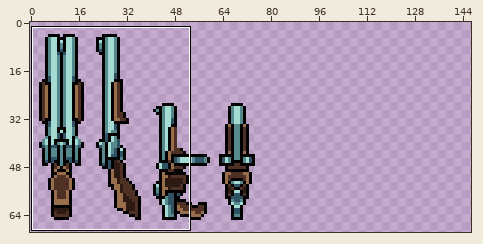
Sprite sheet, stored at UnityProject/Assets/Weapon/Sprites/guns.png. The picture above shows the old version from afar; the outline marks the close-up.
Close-up. The starting point:
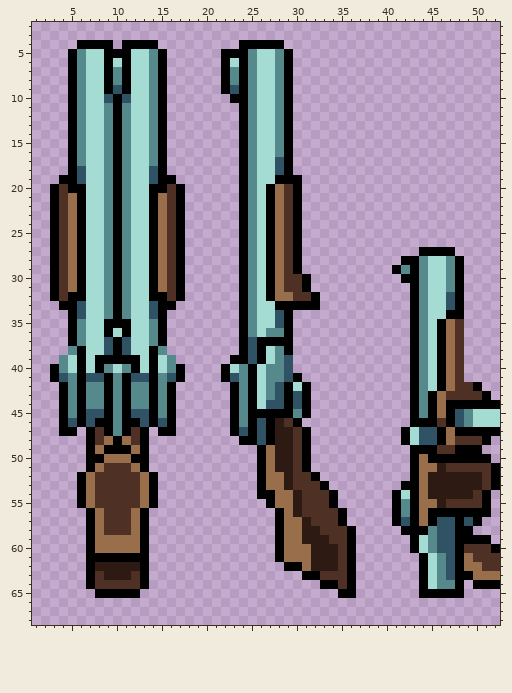
The file is 100x100 pixels. Shown: x 1..52, y 2..68. The old version is drawn lined up with the new one, on the new canvas. The wide view leaves out empty margins. The commit also changed other parts of the picture, which this record leaves out.
Now the later version:
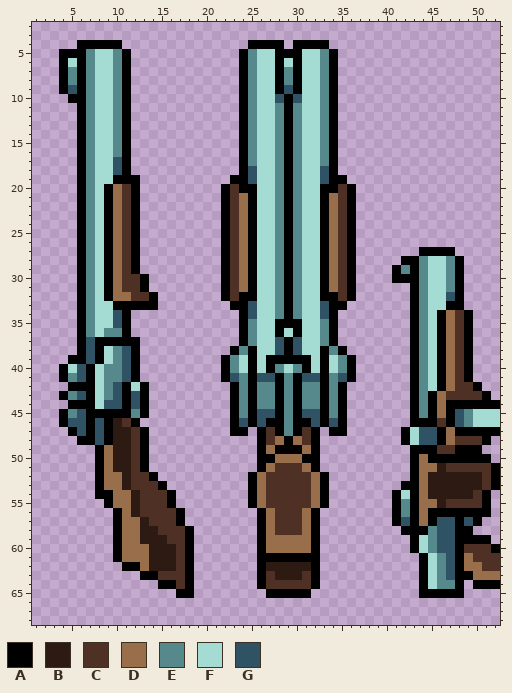
Palette (. is transparent): A #000000  B #2d1a13  C #4e3024  D #986e4b  E #55898b  F #a4dcd4  G #305265
From old to new:
canvas 100x100 -> 500x150, the old top-left corner now at -2,-1 (the part of the old canvas that was cut away was empty and is not shown)
Changed rows in their new state; - is an unchanged pixel.
first column x 3:
 4 -------A....---------.-----AAAA----------------
 5 -A-AE-FE-....------..----A-AFFEA---------------
 6 -AFAE-FE-....------..----AFAFFEA---------------
 7 -AEAE-F--....------..----AEAFFEA---------------
 8 -AEAE-F--....------..----AEAFFEA---------------
 9 -AGAE-FE-....------..----AGAFFEA---------------
10 ---AE-FEA....-------.----G-GFFEA---------------
11 --.AE-FEA....--------------EFFEA---------------
12 --.AE-FEA....--------------EFFEA---------------
13 --.AE-FEA....--------------EFFEA---------------
14 --.AE-FEA....--------------EFFEA---------------
15 --.AE-FEA....--------------EFFEA---------------
16 --.AE-FEA....--------------EFFEA---------------
17 --.AE-FGA....------------E-EFFEA---------------
18 --.AE-FGA....---------G--E-EFFGA---------------
19 -..AE-F-AA....------A-G--E-EFFGAA--------------
20 ...-E-ADCA.....----AC-A-FEAEFFAACA-------------
21 ...-E-ADCA.....----ACDA-FEAEFFADCA-------------
22 ...-E-ADCA.....----ACDA-FEAEFFADCA-------------
23 ...-E-ADCA.....----ACDA-FEAEFFADCA-------------
24 ...-E-ADCA.....----ACDA-FEAEFFADCA-------------
25 ...-E-ADCA.....----ACDA-FEAEFFADCA-------------
26 ...-E-ADCA.....----ACDA-FEAEFFADCA-------------
27 ...-E-ADCA.....----ACDA-FEAEFFADCA-------------
28 ...-E-ADCA.....----ACDA-FEAEFFADCA-------------
29 ...-E-ADCA.....----ACDA-FEAEFFADCA-------------
30 ...-E-ADCCA....----ACDA-FEAEFFADCA----A--------
31 ...-E-ADCCA....----ACDA-FEAEFFADCA-------------
32 ...-E-ADDCC-...----AC-A-FEAEFFAACA-------------
33 -..AE-F-AAAA..------A-G--E-EFFGAA-----------A--
34 --.AE-FGA....---------G--E-EFFGA-----------ADCA
35 --.AE-FG-....------------A-AFFEA--------------A
36 --.AE-EE-....-----------FAFAFFEA--------------A
37 --.AGAA-AA...---------EFFG-GFFEA--------------A
38 --.-GAFE-A...-------AEAF-G-GFFAEA-------------A
39 -.A-G-FEG-....-----AEFAFAAAAAFAFEA------------A
40 .A-GAF-EG-.....-----EF--A-FEAFAFEA------------A
41 .A-GAFE-GA.....--------GGAE-GGAEGA------------A
42 -.A-AFEG-FA...---------E-AEAEEAEA--------------
43 ---GAFEG-GA...---------E-AEAEEAEA--------------
44 -.A-AFGG-GA...---------EEAEAEEAEA--------------
45 ---GAA-A-EA...---------GG-EAGGAEA--------------
46 ---GAG-BC-....-------G---AE-AGAGA--------------
47 -.-G-G-BB---..-------A.ACAEACA-AA--------------
48 ---A-GABB------------..ACDADCA-----------------
49 ----.ADBBC---------------AAADA-----------------
50 ----.--BBC--------------ADDD-A-----------------
51 ----.ADBBC---------------CC-DA-----------------
52 ---..ADDB-C-----------ADCCC--DA----------------
53 ---..ADDB-CCA---------ADCCC--D-----------------
54 ---..AADDBCCCA--------ADCCCC-DA.---------------
55 ---...ADDBCCCA--------ADCCCC-DA.---------------
56 ----...ADBCCCCA--------ADCCCDA...--------------
57 ----...AD-BCCCA--------ADCCCDA...--------------
58 ----...AD-BBCCCA-------ADCCCDA....-------------
59 ----...A--BBBCCA-------ADD--DA....-------------
60 ----...A--DBBBCA-------ADD---A....-------------
61 ----...-DDDBBBCA-------AA-AAAA....-------------
62 ----....AADBBBCA-------ABBBBBA....-------------
63 ----......-ACCCA-------ACBBBC-....-------------
64 ----.......-AACA-------ACCCCCA....-------------
65 -----.....----AA--------AAAAA---..-------------
Pixel boxes of the changes (left, top, right, bottom) in both close-ups:
changed: (50, 40, 194, 598)
changed: (221, 40, 356, 598)
added: (392, 274, 401, 283)
changed: (437, 301, 473, 382)
